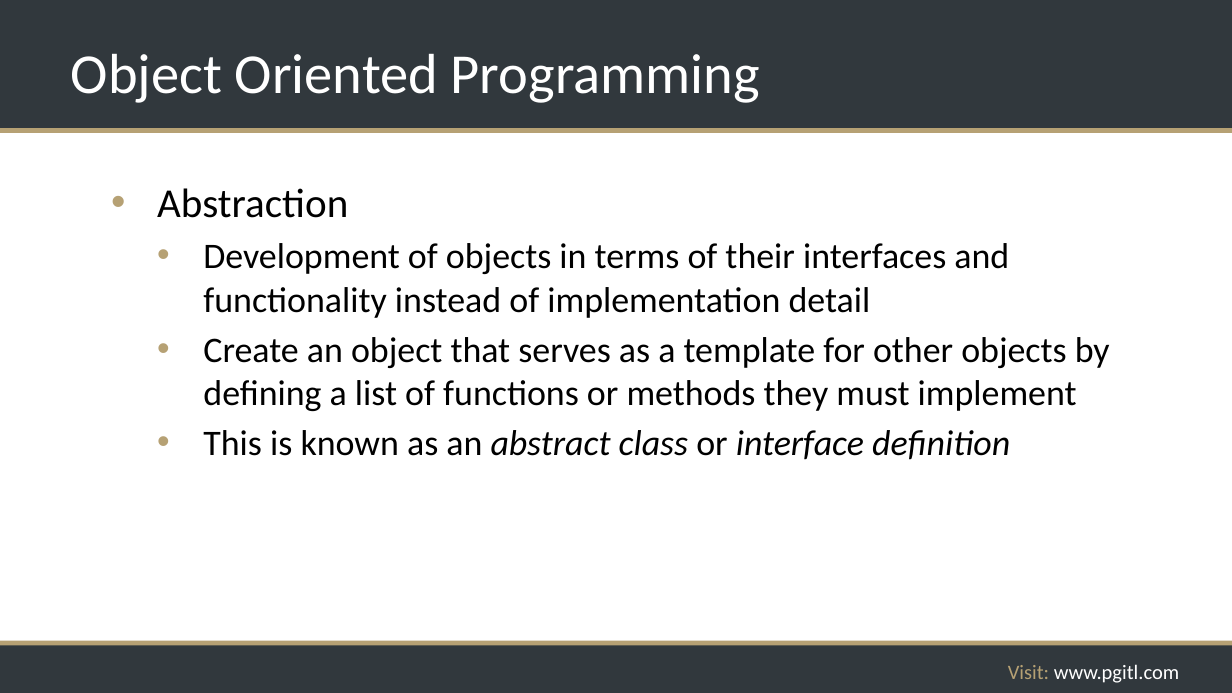
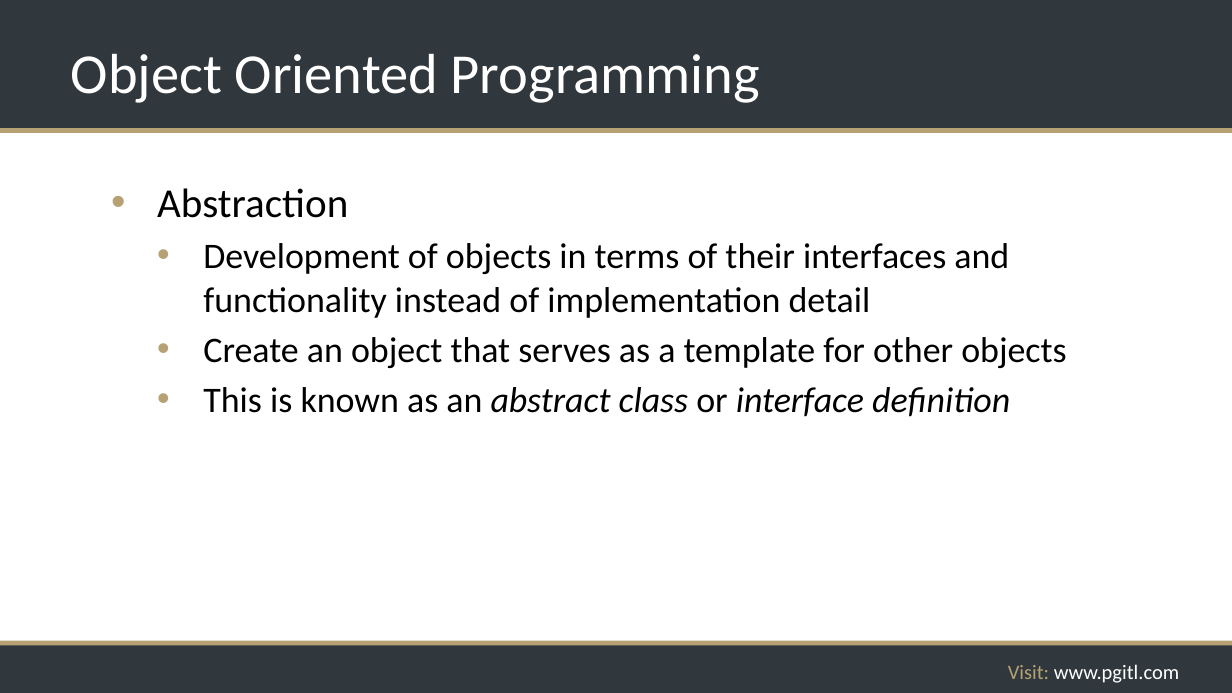
Before and after one commit to rikkouri/project-a, a slide deck: slide 239 of Programming Foundations.pptx (slide 235 before the commit). Drawn at 1232x693 pixels with LibreOffice and Linux fonts; fonts in the diff are those of the drawing; background and template pictures are left out. Boxes give left, top, right and bottom in pixels: in the first picture for what was removed or moved away, otherwise in the second. Text is boxed around its words. In the diff, an @@ line names an element or a change of style, - is before the commit and + after.

```diff
--- a/Programming Foundations.pptx
+++ b/Programming Foundations.pptx
@@ text at <box>203,337,1066,368</box>: text changed @@
-  • Create an object that serves as a template for other objects by defining a list of functions or methods they must implement
+  • Create an object that serves as a template for other objects
```
Also in this commit, not shown: 3 other slides changed, 6 slides added, 2 slides removed, 2 other files.
